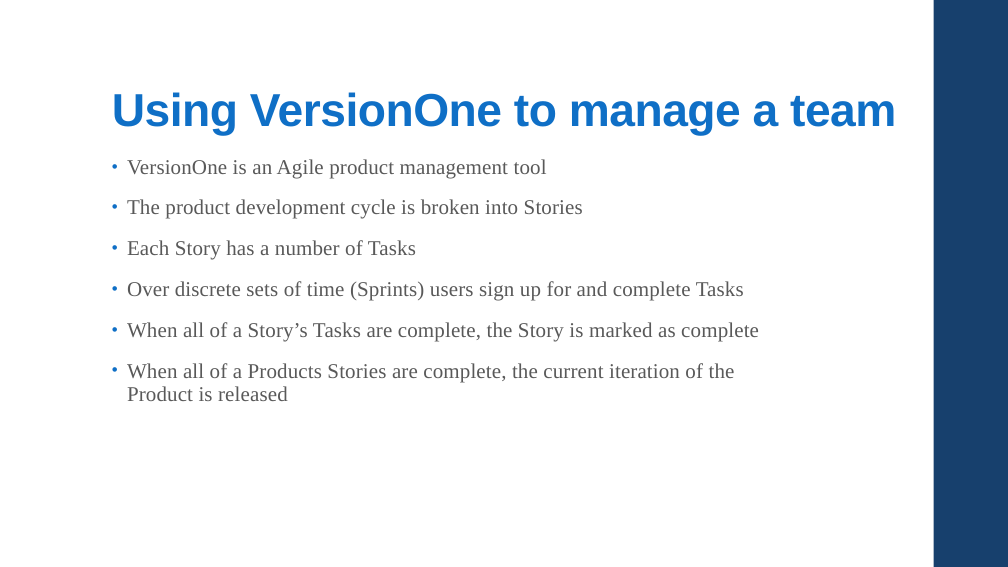
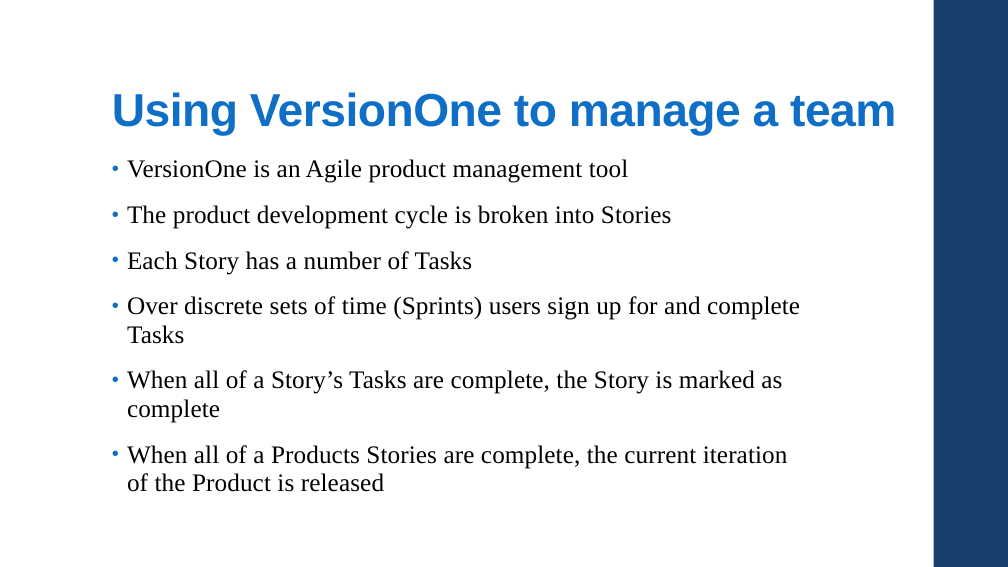
Before and after one commit to csc4350adept/csc4350, a slide deck: slide 5 of Documentation/Pres.pptx. Drawn at 1008x567 pixels with LibreOffice and Linux fonts; fonts in the diff are those of the drawing. Boxes give left, top, right and bottom in pixels: in the first picture for what was removed or moved away, otherwise in the second. Text is boxed around its words. In the diff, an @@ line names an element or a change of style, - is before the commit and + after.

Commit message:
change of color
Gray -> black

```diff
--- a/Documentation/Pres.pptx
+++ b/Documentation/Pres.pptx
@@ text "VersionOne is an Agile product ..." at box(127, 159, 800, 492): size 20 to 24 pt, text colour #595959 to #000000 @@
```
Also in this commit, not shown: 4 other slides changed, 1 slide removed.
